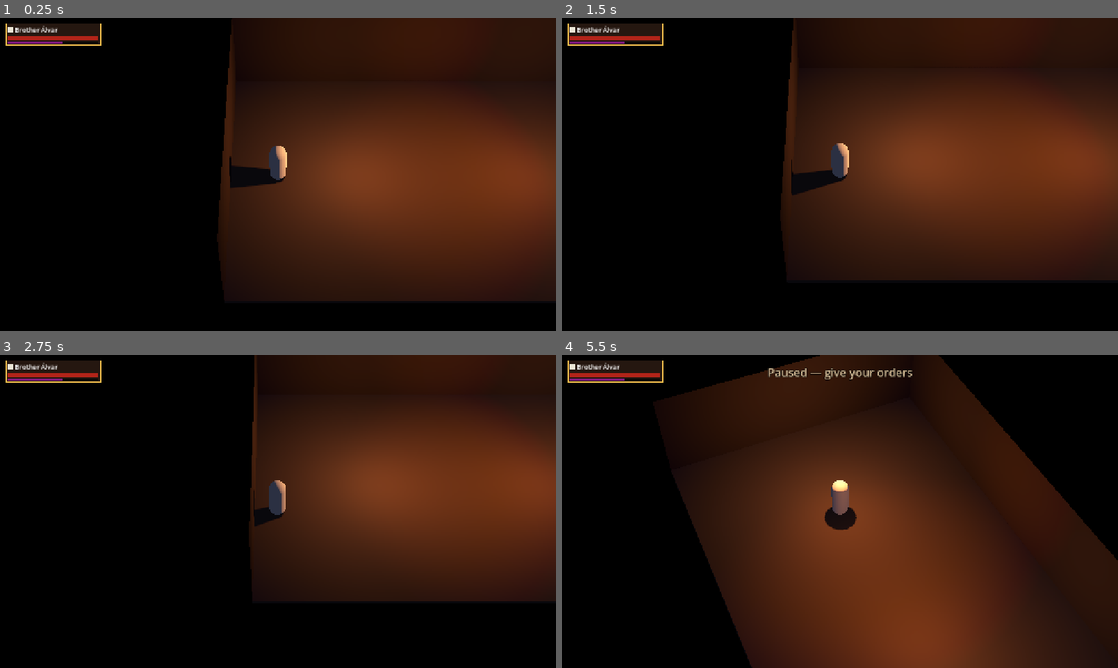
Above: before the commit, frames 1-4 (two rows, left to right).
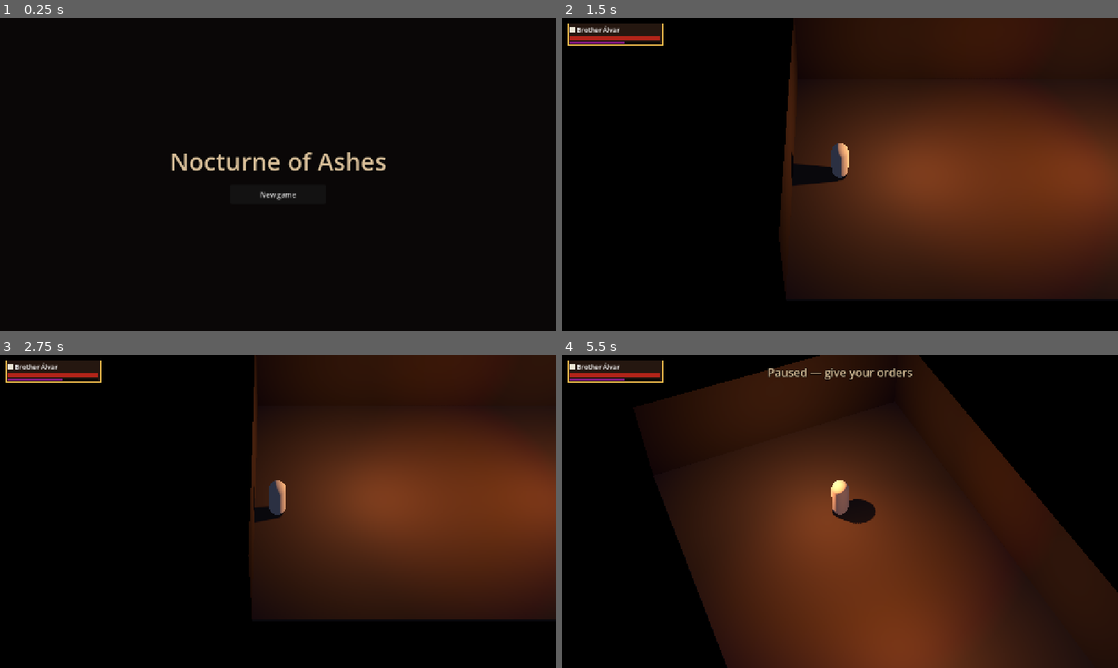
Above: after the commit, the same moments.

Repository: manuel-palacio/nocturne-of-ashes
Game: Godot game, scene res://scenes/game.tscn
The game is run twice, just before and just after one commit, with the same random seed, the same clock (stepped at 60 frames per second) and the same inputs.
Inputs (mouse positions are in pixels of both pictures, inside the frame that each line leads up to):
- Up to frame 1 (0.25 s): no input
- Up to frame 2 (1.5 s): click (840, 193) at 0.5 s, where only the run after the commit has a clickable "New game"; tap Enter (confirm) at 1.25 s; drag from (617, 33) to (895, 105) at 1.27 s
- Up to frame 3 (2.75 s): tap Enter (confirm) at 2 s; drag from (166, 527) to (250, 574) at 2.02 s
- Up to frame 4 (5.5 s): move the mouse to (895, 442) at 2.77 s; hold E (camera_right) 2.78-3.5 s; click (895, 442) at 2.92 s; tap Enter (confirm) at 3.05, 4.55 s; drag from (812, 574) to (673, 464) at 3.52 s; move the mouse to (1006, 558) at 4.27 s; tap 1 (gift_1) at 4.35 s; click (1006, 558) at 4.42 s; tap Space (pause) at 4.9 s; drag from (673, 464) to (756, 433) at 5.02 s

The runs differ from the first frame. In frame 1, 53% of the frame differs, in the area x 1-100%, y 0-91%; in frame 2, 4.0%; in frame 3, 3.2%; in frame 4, 6.4%.

Commit message:
feat: add a title with Continue and New game
Co-Authored-By: Claude <noreply@anthropic.com>

Diff:
--- a/scenes/game.tscn
+++ b/scenes/game.tscn
@@ -1,6 +1,12 @@
-[gd_scene load_steps=2 format=3]
+[gd_scene load_steps=3 format=3]
 
 [ext_resource type="PackedScene" path="res://scenes/main.tscn" id="1_main"]
+[ext_resource type="PackedScene" path="res://scenes/ui/title_screen.tscn" id="2_title"]
 
 [node name="Game" instance=ExtResource("1_main")]
 boot = 1
+
+[node name="TitleLayer" type="CanvasLayer" parent="."]
+layer = 2
+
+[node name="TitleScreen" parent="TitleLayer" instance=ExtResource("2_title")]
--- /dev/null
+++ b/scenes/ui/title_screen.tscn
@@ -0,0 +1,71 @@
+[gd_scene load_steps=3 format=3]
+
+[ext_resource type="Script" path="res://src/ui/title_screen.gd" id="1_title"]
+
+[sub_resource type="LabelSettings" id="LabelSettings_title"]
+font_size = 56
+font_color = Color(0.85, 0.75, 0.6, 1)
+outline_size = 8
+outline_color = Color(0, 0, 0, 1)
+
+[node name="TitleScreen" type="Control"]
+visible = false
+layout_mode = 3
+anchors_preset = 15
+anchor_right = 1.0
+anchor_bottom = 1.0
+grow_horizontal = 2
+grow_vertical = 2
+mouse_filter = 2
+script = ExtResource("1_title")
+
+[node name="Backdrop" type="ColorRect" parent="."]
+layout_mode = 1
+anchors_preset = 15
+anchor_right = 1.0
+anchor_bottom = 1.0
+grow_horizontal = 2
+grow_vertical = 2
+mouse_filter = 2
+color = Color(0.04, 0.03, 0.03, 1)
+
+[node name="Column" type="VBoxContainer" parent="."]
+layout_mode = 1
+anchors_preset = 8
+anchor_left = 0.5
+anchor_top = 0.5
+anchor_right = 0.5
+anchor_bottom = 0.5
+offset_left = -240.0
+offset_top = -120.0
+offset_right = 240.0
+offset_bottom = 120.0
+grow_horizontal = 2
+grow_vertical = 2
+mouse_filter = 2
+theme_override_constants/separation = 16
+alignment = 1
+
+[node name="TitleLabel" type="Label" parent="Column"]
+auto_translate_mode = 2
+layout_mode = 2
+mouse_filter = 2
+text = "Nocturne of Ashes"
+label_settings = SubResource("LabelSettings_title")
+horizontal_alignment = 1
+
+[node name="ContinueButton" type="Button" parent="Column"]
+auto_translate_mode = 2
+unique_name_in_owner = true
+custom_minimum_size = Vector2(220, 44)
+layout_mode = 2
+size_flags_horizontal = 4
+focus_mode = 0
+
+[node name="NewGameButton" type="Button" parent="Column"]
+auto_translate_mode = 2
+unique_name_in_owner = true
+custom_minimum_size = Vector2(220, 44)
+layout_mode = 2
+size_flags_horizontal = 4
+focus_mode = 0
--- a/src/main.gd
+++ b/src/main.gd
@@ -6,9 +6,9 @@
 ##
 ## The skirmish (`main.tscn`) always plays the vault with the whole party at full strength and restarts
 ## it after Álvar's fall. The story (`game.tscn`) plays from a `GameState`, saves it at checkpoints and
-## reloads the last checkpoint after Álvar's fall.
-
-## Emitted at the end of `start_room()` and `enter_room()`, once the room's units are in place.
+## reloads the last checkpoint after Álvar's fall; it opens on the title, with Continue and New game.
+
+## Emitted whenever a room is entered (also on a reload and a new game), once its units are in place.
 signal room_started
 ## Emitted when a living party member becomes the selected one.
 signal selection_changed(unit: Unit)
@@ -60,7 +60,8 @@
 var state: GameState
 ## Where the story is saved; null in a skirmish. Set before entering the tree, or made at `_ready()`.
 var store: SaveStore
-## Whether the story opens on the title screen. Not used yet.
+## Whether the story opens on the title screen. Set before entering the tree. While the title is open
+## there is no room and no party, the world is held and input is off.
 var show_title: bool = true
 ## Whether a new game opens with its first conversation. Not used yet.
 var opening_enabled: bool = true
@@ -73,6 +74,8 @@
 @onready var _units: Node3D = $Units
 @onready var _party: Party = $Party
 @onready var _encounter: Encounter = $Encounter
+## Only the story scene has one.
+@onready var _title: TitleScreen = get_node_or_null(^"TitleLayer/TitleScreen")
 
 
 func _enter_tree() -> void:
@@ -105,10 +108,19 @@
 		store = SaveStore.new()
 	if state == null:
 		state = GameState.new_game() if boot == Boot.STORY else GameState.skirmish()
-	_play(state)
+	input.rig = rig
+	if _title != null:
+		_title.continue_chosen.connect(reload_checkpoint)
+		_title.new_game_chosen.connect(new_game)
+	if boot == Boot.STORY and show_title and _title != null:
+		_open_title()
+	else:
+		_play(state)
 
 
 func _process(_delta: float) -> void:
+	if _title_is_open():
+		return
 	# Polled rather than read from events, so presses made with Input.action_press count too.
 	if not player.is_alive() and Input.is_action_just_pressed(&"confirm"):
 		if store != null:
@@ -175,7 +187,7 @@
 ## Freezes or releases every unit; camera, selection and orders keep working. Orders given while
 ## frozen are stored by the units and begin on release. Turning it on is refused while Álvar is down.
 func set_paused(on: bool) -> void:
-	if on == _paused or (on and not player.is_alive()):
+	if on == _paused or (on and (player == null or not player.is_alive())):
 		return
 	_paused = on
 	_units.process_mode = Node.PROCESS_MODE_DISABLED if on else Node.PROCESS_MODE_INHERIT
@@ -220,8 +232,11 @@
 
 
 ## Makes `from` the state and enters its room at its entry, or a new game's room and entry, with a
-## warning, when its room does not exist; then saves.
+## warning, when its room does not exist; then saves. Closes the title first.
 func _play(from: GameState) -> void:
+	if _title_is_open():
+		_title.close()
+		_units.process_mode = Node.PROCESS_MODE_INHERIT
 	state = from
 	if not ROOMS.has(state.room):
 		var fresh := GameState.new_game()
@@ -275,10 +290,20 @@
 	return StringName(String(entry.name).trim_prefix(Room.ENTRY_PREFIX))
 
 
+## Shows the title, offering Continue when there is a usable save, and holds the world until a choice.
+func _open_title() -> void:
+	_units.process_mode = Node.PROCESS_MODE_DISABLED
+	input.enabled = false
+	_title.open(store.has_save())
+
+
+func _title_is_open() -> bool:
+	return _title != null and _title.is_open()
+
+
 func _hand_control_to_alvar() -> void:
 	hud.hide_fallen()
 	hud.hide_cleared()
-	input.rig = rig
 	input.enabled = true
 	select(player)
 	rig.snap_to_target()
--- /dev/null
+++ b/src/ui/title_screen.gd
@@ -0,0 +1,55 @@
+class_name TitleScreen
+extends Control
+## The title: the game's name, Continue (only when a save can be continued) and New game. The
+## `confirm` action chooses Continue when it is offered and New game otherwise. No control takes
+## keyboard focus, so Space and Enter stay game keys; only the buttons stop the mouse.
+##
+## Texts: the buttons have automatic translation off in the scene and get their text from `tr()` in
+## code, set again when the language changes. The game's name is not translated.
+
+signal continue_chosen
+signal new_game_chosen
+
+@onready var _continue_button: Button = %ContinueButton
+@onready var _new_game_button: Button = %NewGameButton
+
+
+func _ready() -> void:
+	_show_texts()
+	_continue_button.pressed.connect(continue_chosen.emit)
+	_new_game_button.pressed.connect(new_game_chosen.emit)
+
+
+## Shows the title, with Continue offered only when `can_continue`.
+func open(can_continue: bool) -> void:
+	_continue_button.visible = can_continue
+	visible = true
+
+
+func close() -> void:
+	visible = false
+
+
+func is_open() -> bool:
+	return visible
+
+
+func _process(_delta: float) -> void:
+	# Polled rather than read from events, so presses made with Input.action_press count too.
+	if not visible or not Input.is_action_just_pressed(&"confirm"):
+		return
+	if _continue_button.visible:
+		continue_chosen.emit()
+	else:
+		new_game_chosen.emit()
+
+
+func _notification(what: int) -> void:
+	# Also sent on entering the tree, before the nodes are ready.
+	if what == NOTIFICATION_TRANSLATION_CHANGED and is_node_ready():
+		_show_texts()
+
+
+func _show_texts() -> void:
+	_continue_button.text = tr("Continue")
+	_new_game_button.text = tr("New game")
--- /dev/null
+++ b/tests/ui/test_title_screen.gd
@@ -0,0 +1,69 @@
+# tests/ui/test_title_screen.gd
+extends GutTest
+
+const GAME := preload("res://scenes/game.tscn")
+
+var main: Main
+
+func after_each() -> void:
+	Story.finish(main)
+
+func _boot_with_title(saved: GameState) -> void:
+	main = GAME.instantiate()
+	main.store = SaveStore.new()
+	main.store.path = "user://test_title_%d.json" % randi()
+	main.store.clear()
+	if saved != null:
+		main.store.save(saved)
+	add_child_autofree(main)
+	await wait_physics_frames(3)
+
+func _title() -> TitleScreen:
+	return main.find_child("TitleScreen") as TitleScreen
+
+func test_without_a_save_only_new_game_is_offered() -> void:
+	await _boot_with_title(null)
+	assert_true(_title().is_open())
+	assert_false(_title().find_child("ContinueButton").visible)
+	assert_true(_title().find_child("NewGameButton").visible)
+	assert_null(main.room)
+	assert_false(main.input.enabled)
+
+func test_new_game_enters_the_haven() -> void:
+	await _boot_with_title(null)
+	_title().new_game_chosen.emit()
+	await wait_physics_frames(3)
+	assert_false(_title().is_open())
+	assert_eq(main.room.room_id, &"haven")
+	assert_true(main.input.enabled)
+
+func test_continue_restores_the_save() -> void:
+	var saved := GameState.skirmish()
+	saved.change_conscience(-4)
+	await _boot_with_title(saved)
+	assert_true(_title().find_child("ContinueButton").visible)
+	_title().continue_chosen.emit()
+	await wait_physics_frames(3)
+	assert_eq(main.room.room_id, &"vault")
+	assert_eq(main.state.conscience, 3)
+	assert_eq(main.party.size(), 3)
+
+func test_enter_continues_when_it_can_and_starts_anew_when_it_cannot() -> void:
+	var saved := GameState.skirmish()
+	await _boot_with_title(saved)
+	Input.action_press("confirm")
+	await wait_physics_frames(2)
+	Input.action_release("confirm")
+	await wait_physics_frames(3)
+	assert_eq(main.room.room_id, &"vault")
+
+func test_an_unusable_save_offers_only_new_game() -> void:
+	main = GAME.instantiate()
+	main.store = SaveStore.new()
+	main.store.path = "user://test_title_%d.json" % randi()
+	var file := FileAccess.open(main.store.path, FileAccess.WRITE)
+	file.store_string("garbage")
+	file.close()
+	add_child_autofree(main)
+	await wait_physics_frames(3)
+	assert_false(_title().find_child("ContinueButton").visible)
Not shown, changed: assets/i18n/es.po
Not shown, added: src/ui/title_screen.gd.uid
Not shown, added: tests/ui/test_title_screen.gd.uid
